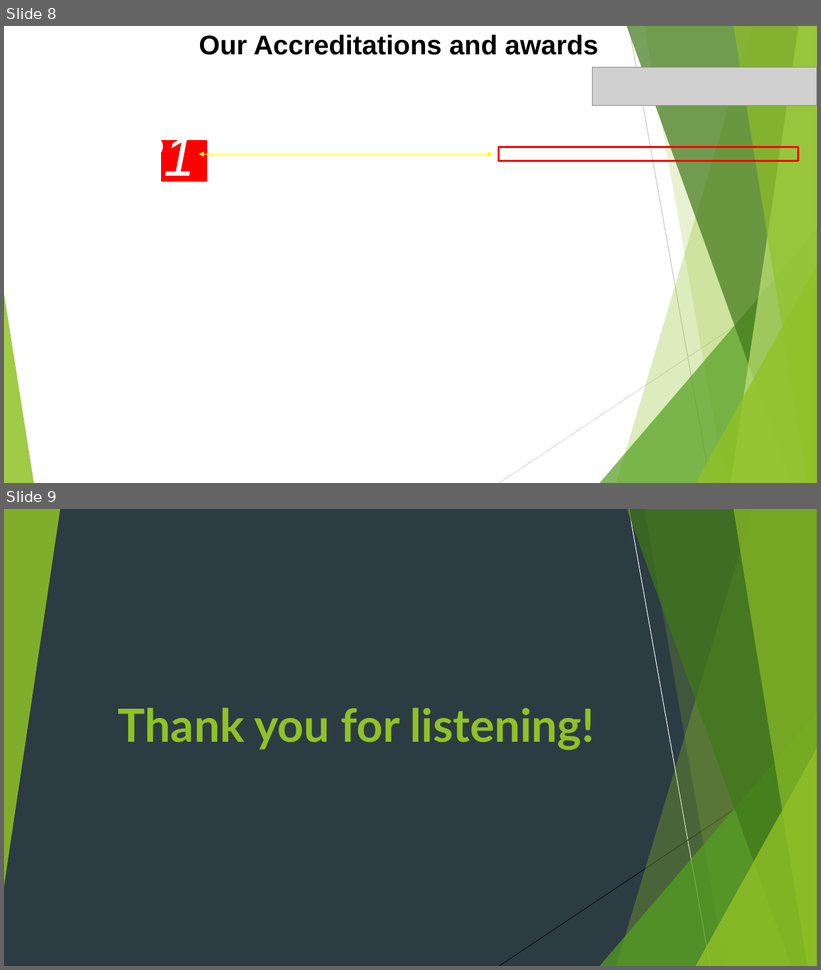
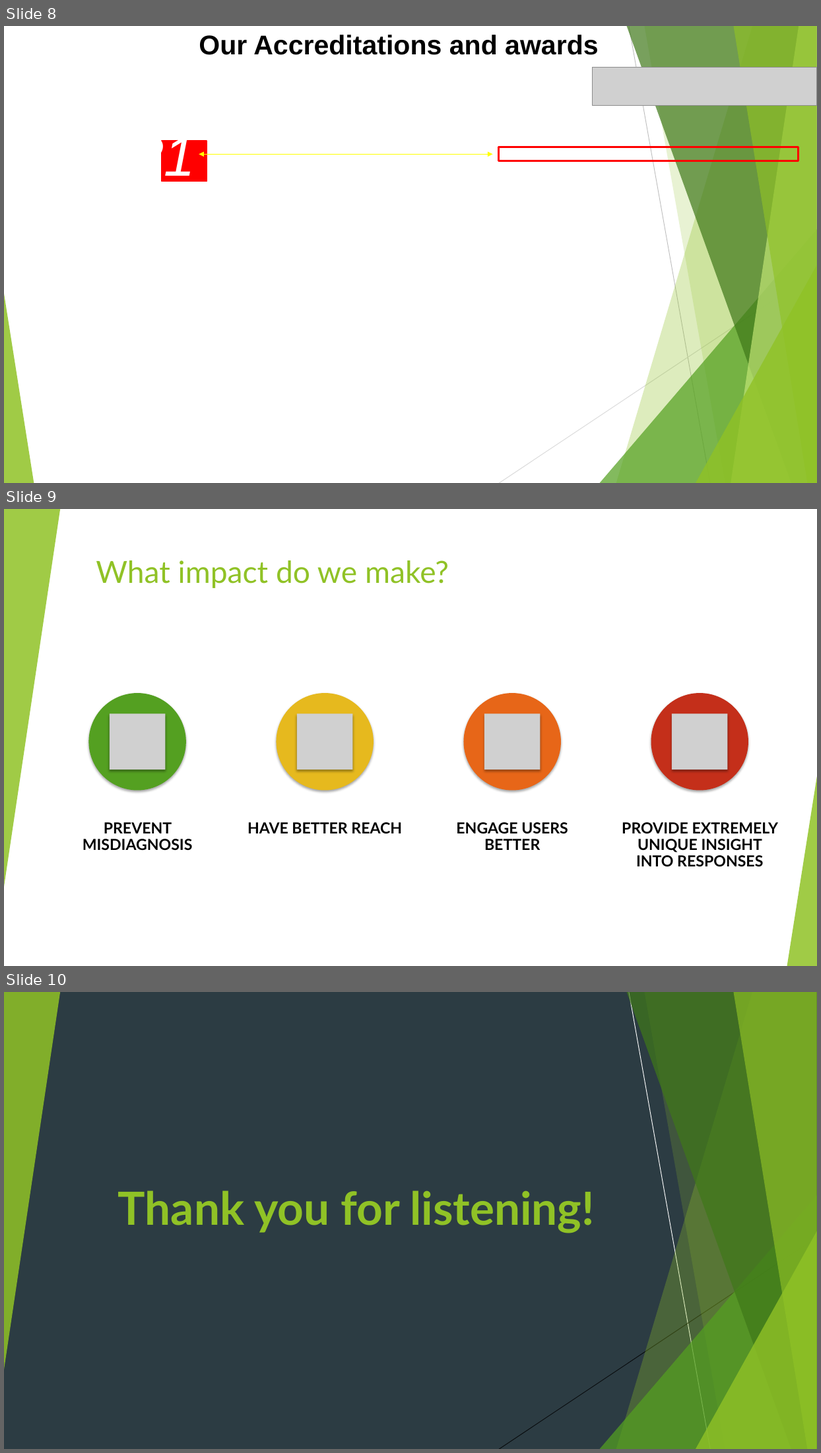
Before and after one commit to London18/team-21, a slide deck: resources/Code for Good - Presentation.pptx. Shown one above the other, each under a label of ours: slides 8 and 9 before the commit, slides 8, 9 and 10 after it. The pictures are 821x970 and 821x1453 pixels, drawn with LibreOffice and Linux fonts; fonts in the diff are those of the drawing; grey boxes stand for pictures; background and template pictures are left out. Boxes give left, top, right and bottom in pixels: in the first picture for what was removed or moved away, otherwise in the second. Text is boxed around its words. In the diff, an @@ line names an element or a change of style, - is before the commit and + after.

Commit message:
added new slide into presentation

```diff
--- a/resources/Code for Good - Presentation.pptx
+++ b/resources/Code for Good - Presentation.pptx
@@ slide 9 added at bbox=[4, 509, 817, 966], background #FFFFFF; not listed: 10 template elements that a slide beside it also shows @@
@@ rectangle added at bbox=[4, 509, 817, 966], fill #FFFFFF @@
@@ triangle added at bbox=[4, 509, 60, 887], fill #90C226 at 85% opacity @@
@@ title added at bbox=[96, 560, 449, 588], 36 pt, text #90C226 @@
+What impact do we make?
@@ triangle added at bbox=[787, 777, 817, 966], fill #90C226 at 85% opacity @@
@@ group added at bbox=[83, 693, 779, 867]: 4 ellipses, 4 pictures, 4 texts @@
+PREVENT MISDIAGNOSIS
+HAVE BETTER REACH
+ENGAGE USERS BETTER
+PROVIDE EXTREMELY UNIQUE INSIGHT INTO RESPONSES
@@ what was slide 9 is now slide 10 @@
```
Also in this commit, not shown: 1 slide changed.
